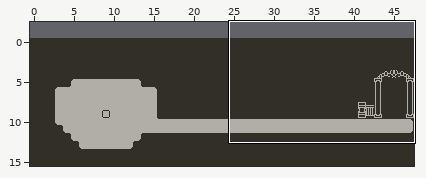
Two versions of a level (Tiled map, assets/.tiled/.tmx/level-prelude.tmx). The first picture is a wide view before the edit; the outline marks the close-up.
Close-up. Old version:
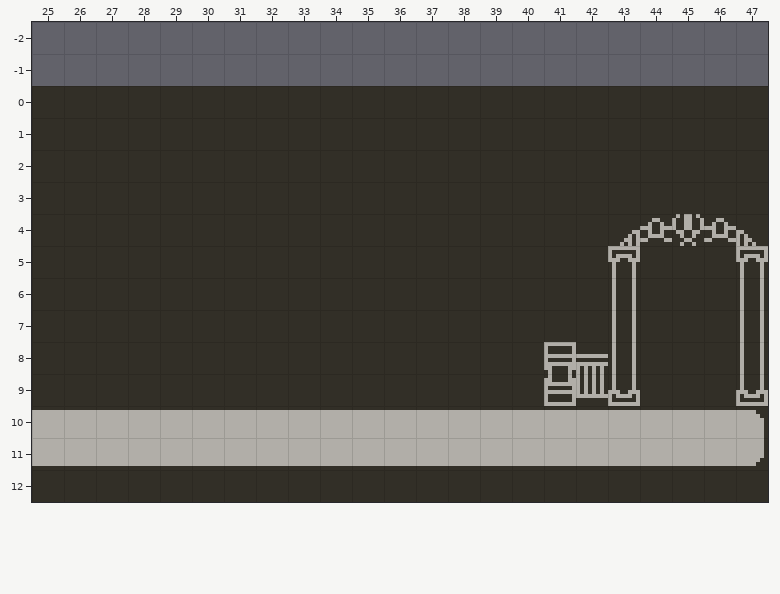
Cells are 8x8 px. Shown: x 25..47, y -2..12.
The same view after the edit:
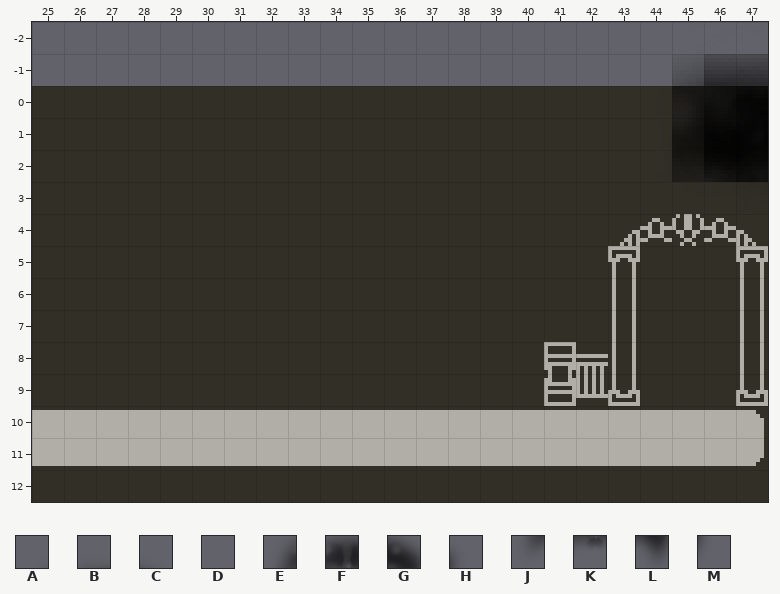
Key: from "omori-black-space": A 1908, B 1909, C 1910, D 1911, E 1940, F 1941, G 1942, H 1943, J 1972, K 1973, L 1974, M 1975.
_ is an empty cell, . an unchanged one.
Changes in this commit:
--- layer "outliner"
@@ x 44..47 @@
- 1 ____
- 2 ____
- 3 ____
+ 1 ABCD
+ 2 EFGH
+ 3 JKLM
